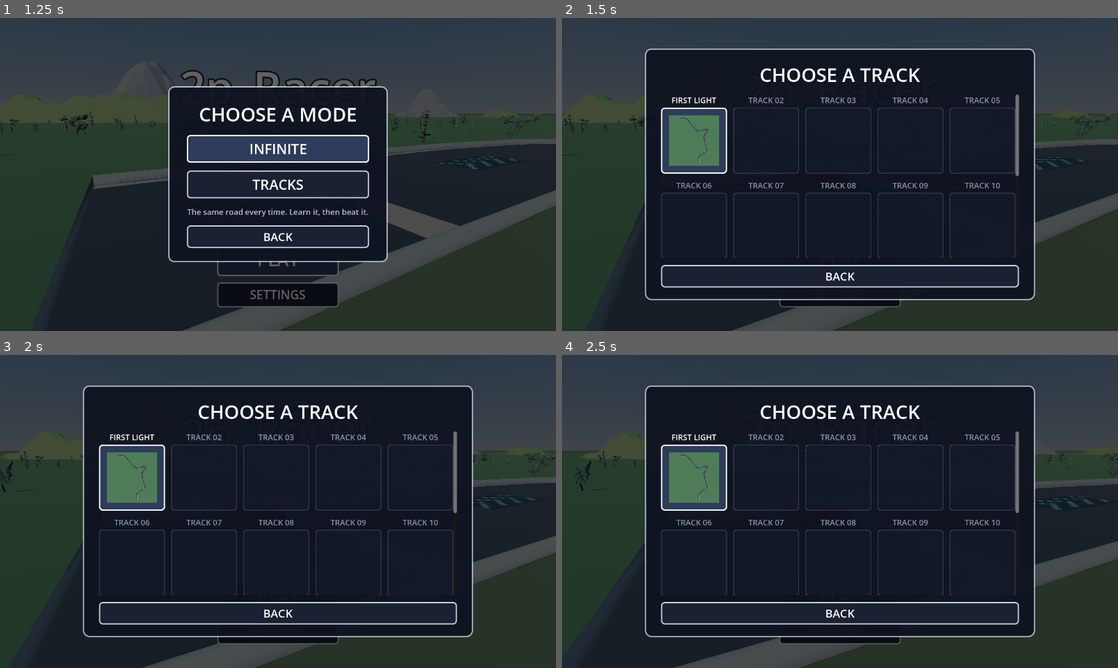
Above: before the commit, frames 1-4 (two rows, left to right).
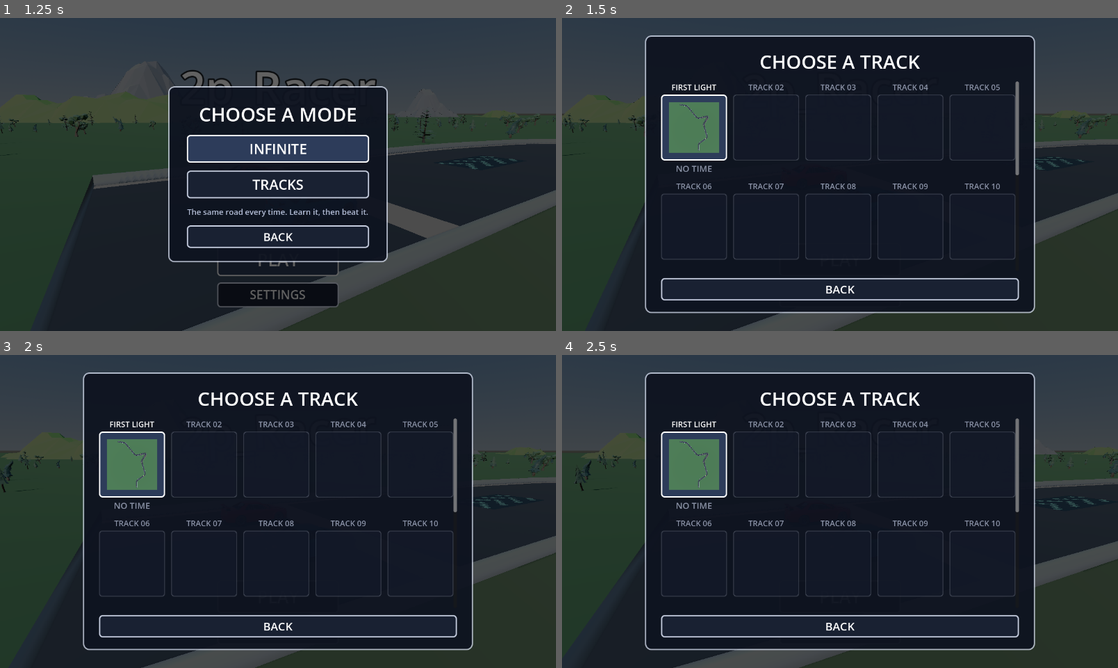
Above: after the commit, the same moments.

Repository: erte-del/2p-racing-game
Game: Godot game, scene res://scenes/menu.tscn
Two runs of this game, one before a commit and one after it. Both use one fixed random seed, a clock stepped at 60 frames per second and the inputs below.
Inputs:
- Up to frame 1 (1.25 s): click "PLAY" at 0.5 s
- Up to frame 2 (1.5 s): click "TRACKS" at 1.25 s
- Up to frame 3 (2 s): no input
- Up to frame 4 (2.5 s): click "PLAY" at 2 s

Frame 1 is identical in both runs. In frame 2, 11% of the frame differs, in the area x 14-86%, y 5-95%; in frame 3, 11%; in frame 4, 11%.

Commit message:
Keep the best time on a track after the game closes
TrackTimes is an autoload over a ConfigFile in user://, separate from
GameSettings because these are not preferences. A setting is something a
player chose and can change back; a time is something that happened, and
the only thing that may overwrite one is a better one.

Every time is stored next to a fingerprint of the track it was set on -
a hash of the track file rather than of the course built from it, since
the file is what an author edits and it changes if and only if they
changed the track. Edit a corner on track seven and every time set on the
old track seven stops meaning anything: it was a different road. Those
records are dropped the first moment anything asks for them, rather than
standing as walls nobody can get over because nobody ever drove them.
GEOMETRY is bumped by hand for the same reason when something outside the
track files changes the road they are all built from.

A section per track rather than one section of many keys, so what a track
has to its name can grow without moving what is already written down, and
tracks are keyed by file name rather than path so moving the folder does
not lose everything anyone has driven.

The select screen shows each track's time under its picture and rebuilds
itself whenever the page opens: a player comes back to it straight from
having beaten something, and a grid built once at startup would still be
showing the old time. A driven track shows its time, an undriven one says
NO TIME, and an empty slot says nothing - three different things that
should be tellable apart at a glance.

With this the infrastructure is complete: adding a track is writing the
file, listing it in TrackRoster and drawing its thumbnail. No code.

Co-Authored-By: Claude Opus 5 <noreply@anthropic.com>

Diff:
--- a/project.godot
+++ b/project.godot
@@ -17,6 +17,7 @@
 [autoload]
 
 GameSettings="*res://scripts/game_settings.gd"
+TrackTimes="*res://scripts/track_times.gd"
 
 [display]
 
--- a/scenes/menu.tscn
+++ b/scenes/menu.tscn
@@ -224,7 +224,7 @@
 theme_override_font_sizes/font_size = 44
 
 [node name="Scroll" type="ScrollContainer" parent="TrackChoice/Page/Panel/Margin/Box"]
-custom_minimum_size = Vector2(0, 376)
+custom_minimum_size = Vector2(0, 436)
 layout_mode = 2
 horizontal_scroll_mode = 0
 
--- a/scripts/menu.gd
+++ b/scripts/menu.gd
@@ -208,7 +208,34 @@
 			button.pressed.connect(_start_track.bind(TrackRoster.file(index)))
 		cell.add_child(button)
 
+		# The time under the picture, because it is the thing that changes.
+		# A track with no time to its name says so rather than showing a dash:
+		# there is a difference between a road nobody has finished and one
+		# that is not built.
+		var time := Label.new()
+		time.horizontal_alignment = HORIZONTAL_ALIGNMENT_CENTER
+		time.custom_minimum_size.x = track_button_size
+		time.clip_text = true
+		time.add_theme_font_size_override("font_size", 20)
+		var best := TrackTimes.best(TrackRoster.file(index)) if TrackRoster.exists(index) else -1.0
+		if best >= 0.0:
+			time.text = _format_time(best)
+		elif TrackRoster.exists(index):
+			time.text = "NO TIME"
+			time.add_theme_color_override("font_color", Color(0.55, 0.58, 0.66))
+		cell.add_child(time)
+
 		_track_grid.add_child(cell)
+
+
+## The same clock the race keeps, so a time on the button and the time that
+## was driven read as the same number.
+func _format_time(seconds: float) -> String:
+	var minutes := int(seconds) / 60
+	var rest := fmod(seconds, 60.0)
+	if minutes > 0:
+		return "%d:%05.2f" % [minutes, rest]
+	return "%.2f" % rest
 
 
 ## The face of a track that does not exist yet.
@@ -221,12 +248,26 @@
 	return box
 
 
+## Rebuilt each time the page opens rather than once at startup: a player
+## comes back to this screen straight from having beaten something, and a
+## grid built before the race would still be showing the old time.
+func _refresh_the_track_grid() -> void:
+	for cell in _track_grid.get_children():
+		cell.queue_free()
+	# Freed nodes are still children until the frame ends, and a grid with two
+	# sets of cells in it lays out both.
+	for cell in _track_grid.get_children():
+		_track_grid.remove_child(cell)
+	_fill_the_track_grid()
+
+
 func _on_tracks_pressed() -> void:
 	# The mode page steps aside rather than lying underneath. Both are full
 	# panels, and one showing through the other reads as a bug however faint
 	# it is - unlike the settings, which lie over a title screen with nothing
 	# on it but a name.
 	_mode_choice.hide()
+	_refresh_the_track_grid()
 	_track_choice.show()
 	_focus_first_track()
 
--- a/scripts/solo.gd
+++ b/scripts/solo.gd
@@ -54,7 +54,10 @@
 ## Ticking between GO and the line.
 var _running := false
 var _time := 0.0
-## The best run so far, or below zero for a track nobody has finished yet.
+## Which track is being driven, and the best run on it so far - below zero
+## for a track nobody has finished. Held here as well as written down, so the
+## screen has something to compare against without reading a file per lap.
+var _track_file := ""
 var _best := -1.0
 ## Where a reset puts the car, and which checkpoint it is looking for next.
 var _respawn := 0.0
@@ -65,8 +68,10 @@
 
 
 func _ready() -> void:
-	_track.track_file = (GameSettings.track_file if not GameSettings.track_file.is_empty()
+	_track_file = (GameSettings.track_file if not GameSettings.track_file.is_empty()
 			else fallback_track)
+	_track.track_file = _track_file
+	_best = TrackTimes.best(_track_file)
 	# Nothing to draft behind and nothing to be shown an arrow to.
 	_car.rival = null
 	_track.generate(0)
@@ -163,7 +168,9 @@
 	_car.frozen = true
 	_car.reset_motion()
 
-	var beaten := _best < 0.0 or _time < _best
+	# Offered to the record before anything is said about it, so what appears
+	# on the screen is what was actually written down.
+	var beaten := TrackTimes.record(_track_file, _time)
 	var lines := PackedStringArray([_format_time(_time)])
 	if _best < 0.0:
 		lines.append("FIRST TIME SET")
--- /dev/null
+++ b/scripts/track_times.gd
@@ -0,0 +1,112 @@
+extends Node
+
+## The best time set on each laid-out track, kept between runs.
+##
+## Separate from GameSettings because these are not preferences. A setting is
+## something a player chose and can change back; a time is something that
+## happened, and the only thing that may overwrite one is a better one.
+##
+## A time is stored next to a fingerprint of the track it was set on. Edit a
+## corner on track seven and every time set on the old track seven stops
+## meaning anything - it was a different road - so the record goes rather than
+## standing as a wall nobody can get over because nobody ever drove it.
+
+const SAVE_PATH := "user://times.cfg"
+
+## Bumped by hand when something outside the track files changes the road they
+## are all built from: the sampling step, the size of a jump, how much speed a
+## pad is worth. A track file untouched by that is still a different track to
+## drive, and its times are worth as little as if it had been rewritten.
+const GEOMETRY := 1
+
+## Emitted when a time is beaten, so a screen showing one can follow it.
+signal beaten(track: String, seconds: float)
+
+## Not a const, so a check can point at somewhere that is not the player's own
+## record of what they have done.
+var save_path := SAVE_PATH
+
+## Track key -> seconds, and track key -> the fingerprint it was set on.
+var _best := {}
+var _fingerprints := {}
+
+
+func _ready() -> void:
+	load_times()
+
+
+## The best time on a track, or below zero for one nobody has finished.
+##
+## A time set on a track that has since been edited is not returned and not
+## kept: it is quietly dropped the first time anything asks for it.
+func best(track_file: String) -> float:
+	var key := _key(track_file)
+	if not _best.has(key):
+		return -1.0
+	if int(_fingerprints.get(key, 0)) != fingerprint(track_file):
+		_best.erase(key)
+		_fingerprints.erase(key)
+		save_times()
+		return -1.0
+	return float(_best[key])
+
+
+## Offer a time. Returns true if it was better than what was there, in which
+## case it has been written down.
+func record(track_file: String, seconds: float) -> bool:
+	var standing := best(track_file)
+	if standing >= 0.0 and seconds >= standing:
+		return false
+	var key := _key(track_file)
+	_best[key] = seconds
+	_fingerprints[key] = fingerprint(track_file)
+	save_times()
+	beaten.emit(key, seconds)
+	return true
+
+
+## What a track is, as one number. The file itself rather than the course
+## built from it: the file is what an author edits, and it changes if and only
+## if they changed the track.
+func fingerprint(track_file: String) -> int:
+	var text := FileAccess.get_file_as_string(track_file)
+	if text.is_empty():
+		return 0
+	return hash("%d\n%s" % [GEOMETRY, text])
+
+
+## Forget a track's time. Nothing in the game calls this yet; it is here for
+## the day a screen offers to.
+func forget(track_file: String) -> void:
+	var key := _key(track_file)
+	_best.erase(key)
+	_fingerprints.erase(key)
+	save_times()
+
+
+func save_times() -> void:
+	var file := ConfigFile.new()
+	for key in _best:
+		# A section per track rather than one section of many keys, so what a
+		# track has to its name can grow - when it was set, how many runs it
+		# took - without moving what is already written down.
+		file.set_value(key, "best", _best[key])
+		file.set_value(key, "fingerprint", _fingerprints.get(key, 0))
+	file.save(save_path)
+
+
+func load_times() -> void:
+	_best.clear()
+	_fingerprints.clear()
+	var file := ConfigFile.new()
+	if file.load(save_path) != OK:
+		return
+	for key in file.get_sections():
+		_best[key] = float(file.get_value(key, "best", -1.0))
+		_fingerprints[key] = int(file.get_value(key, "fingerprint", 0))
+
+
+## Tracks are keyed by their file name rather than their path, so moving the
+## tracks folder does not lose everything anyone has driven.
+func _key(track_file: String) -> String:
+	return track_file.get_file().get_basename()
--- a/tools/checks/solo_run.gd
+++ b/tools/checks/solo_run.gd
@@ -23,6 +23,14 @@
 	if settings != null:
 		settings.track_file = "res://tracks/01_first_light.gd"
 		settings.chaos = false
+	# Pointed at a scratch file, so a check does not write itself into the
+	# player's own record of what they have driven.
+	var times: Node = root.get_node_or_null(^"/root/TrackTimes")
+	if times != null:
+		times.save_path = "user://times_solo_check.cfg"
+		DirAccess.remove_absolute(
+			ProjectSettings.globalize_path(times.save_path))
+		times.load_times()
 
 	var solo: Node = load("res://scenes/solo.tscn").instantiate()
 	root.add_child(solo)
@@ -104,6 +112,21 @@
 	if float(solo.get("_best")) > minf(first, second) + 0.01:
 		print("  the better of the two runs was not kept")
 		faults += 1
+
+	# And the run has to have reached the record, not just the screen.
+	if times != null:
+		var written: float = times.best("res://tracks/01_first_light.gd")
+		print("written down: %s" % _clock(written))
+		if not is_equal_approx(written, minf(first, second)):
+			print("  the best run was not written down")
+			faults += 1
+		times.load_times()
+		if not is_equal_approx(
+			times.best("res://tracks/01_first_light.gd"), minf(first, second)):
+			print("  the best run did not survive being read back")
+			faults += 1
+		DirAccess.remove_absolute(
+			ProjectSettings.globalize_path(times.save_path))
 
 	print("%d faults" % faults)
 	quit(1 if faults > 0 else 0)
--- a/tools/checks/track_select.gd
+++ b/tools/checks/track_select.gd
@@ -30,9 +30,13 @@
 		for child in cell.get_children():
 			if child is Button and not (child as Button).disabled:
 				live += 1
-			if child is Label and not (child as Label).text.is_empty():
-				named += 1
+		# The first label in a cell is the name over the picture; the second
+		# is the time under it.
+		var labels := cell.get_children().filter(func(c: Node) -> bool: return c is Label)
+		if not labels.is_empty() and not (labels[0] as Label).text.is_empty():
+			named += 1
 	print("%d of them can be pressed, %d are named" % [live, named])
+	faults += _check_the_times(grid)
 	if live != TrackRoster.FILES.size():
 		print("  the tracks that exist are not the ones that can be pressed")
 		faults += 1
@@ -77,6 +81,40 @@
 	quit(1 if faults > 0 else 0)
 
 
+## A track that has been driven shows its time; one that has not says so; and
+## a slot with no track in it says nothing at all. The three are different
+## things and a player should be able to tell them apart at a glance.
+func _check_the_times(grid: GridContainer) -> int:
+	var faults := 0
+	var times: Node = Engine.get_main_loop().root.get_node_or_null(^"/root/TrackTimes")
+	for index in grid.get_child_count():
+		var labels := grid.get_child(index).get_children().filter(
+			func(c: Node) -> bool: return c is Label)
+		if labels.size() < 2:
+			print("  slot %d has no time under it" % (index + 1))
+			faults += 1
+			continue
+		var shown: String = (labels[1] as Label).text
+		if not TrackRoster.exists(index):
+			if not shown.is_empty():
+				print("  slot %d has no track in it but says '%s'"
+					% [index + 1, shown])
+				faults += 1
+			continue
+		var best: float = times.best(TrackRoster.file(index)) if times != null else -1.0
+		var wanted := "NO TIME" if best < 0.0 else "a time"
+		if best < 0.0 and shown != "NO TIME":
+			print("  %s has no time but says '%s'"
+				% [TrackRoster.track_name(index), shown])
+			faults += 1
+		if best >= 0.0 and shown == "NO TIME":
+			print("  %s has a time of %.2f but says it has none"
+				% [TrackRoster.track_name(index), best])
+			faults += 1
+		print("%s shows %s" % [TrackRoster.track_name(index), shown])
+	return faults
+
+
 func _first_live(grid: GridContainer) -> Button:
 	for cell in grid.get_children():
 		for child in cell.get_children():
--- a/tools/checks/track_select_shot.gd
+++ b/tools/checks/track_select_shot.gd
@@ -10,6 +10,14 @@
 func _init() -> void:
 	await process_frame
 	root.size = Vector2i(1280, 800)
+	# A time on the board, so the picture shows a track that has been driven
+	# next to nineteen that have not.
+	var times: Node = root.get_node_or_null(^"/root/TrackTimes")
+	if times != null:
+		times.save_path = "user://times_shot.cfg"
+		times.load_times()
+		times.record("res://tracks/01_first_light.gd", 41.55)
+
 	var menu: Node = load("res://scenes/menu.tscn").instantiate()
 	root.add_child(menu)
 	for i in 30:
@@ -26,5 +34,7 @@
 	for i in 12:
 		await process_frame
 	root.get_texture().get_image().save_png("%s/02_tracks.png" % out)
+	if times != null:
+		DirAccess.remove_absolute(ProjectSettings.globalize_path(times.save_path))
 	print("track select drawn")
 	quit()
--- /dev/null
+++ b/tools/checks/track_times.gd
@@ -0,0 +1,81 @@
+extends SceneTree
+
+# Set times, close the game, and see what is still there.
+#   Godot --path . --headless --script tools/checks/track_times.gd
+#
+# Three things have to hold and only one of them is obvious. A time has to
+# survive the game closing. Only a better time may replace one. And a time set
+# on a track that has since been edited has to go - it was a different road,
+# and a record nobody can beat because nobody ever drove it is worse than no
+# record at all.
+#
+# Nothing here touches the player's own times: the store is pointed at a
+# scratch file for the duration.
+
+const TRACK := "res://tracks/01_first_light.gd"
+const SCRATCH := "user://times_check.cfg"
+
+
+func _init() -> void:
+	await process_frame
+	var times: Node = root.get_node_or_null(^"/root/TrackTimes")
+	if times == null:
+		print("  TrackTimes is not loaded")
+		quit(1)
+		return
+	times.save_path = SCRATCH
+	DirAccess.remove_absolute(ProjectSettings.globalize_path(SCRATCH))
+	times.load_times()
+
+	var faults := 0
+	if times.best(TRACK) >= 0.0:
+		print("  a track nobody has driven already has a time")
+		faults += 1
+
+	# A first time is always an improvement.
+	if not times.record(TRACK, 41.55):
+		print("  the first time set was not taken")
+		faults += 1
+	print("first time %.2f s" % times.best(TRACK))
+
+	# A worse one is not.
+	if times.record(TRACK, 44.10):
+		print("  a slower run replaced the best")
+		faults += 1
+	# A better one is.
+	if not times.record(TRACK, 39.80):
+		print("  a faster run did not replace the best")
+		faults += 1
+	print("after a slower run and a faster one: %.2f s" % times.best(TRACK))
+	if not is_equal_approx(times.best(TRACK), 39.80):
+		print("  the best is not the fastest run set")
+		faults += 1
+
+	# Close the game and open it again.
+	times.load_times()
+	print("read back from disk: %.2f s" % times.best(TRACK))
+	if not is_equal_approx(times.best(TRACK), 39.80):
+		print("  the time did not survive the game closing")
+		faults += 1
+
+	# Edit the track, and the time on the old one stops meaning anything.
+	var real: int = times.fingerprint(TRACK)
+	times._fingerprints[TRACK.get_file().get_basename()] = real + 1
+	if times.best(TRACK) >= 0.0:
+		print("  a time set on an older version of the track still stands")
+		faults += 1
+	else:
+		print("editing the track drops the time set on the old one")
+	times.load_times()
+	if times.best(TRACK) >= 0.0:
+		print("  the dropped time came back off disk")
+		faults += 1
+
+	# And a track that does not exist has no fingerprint to match against.
+	if times.fingerprint("res://tracks/nothing_here.gd") != 0:
+		print("  a track that is not there fingerprinted as something")
+		faults += 1
+
+	DirAccess.remove_absolute(ProjectSettings.globalize_path(SCRATCH))
+	print("%d faults" % faults)
+	quit(1 if faults > 0 else 0)
Not shown, added: scripts/track_times.gd.uid
Not shown, added: tools/checks/solo_run.gd.uid
Not shown, added: tools/checks/solo_shot.gd.uid
Not shown, changed: README.md
